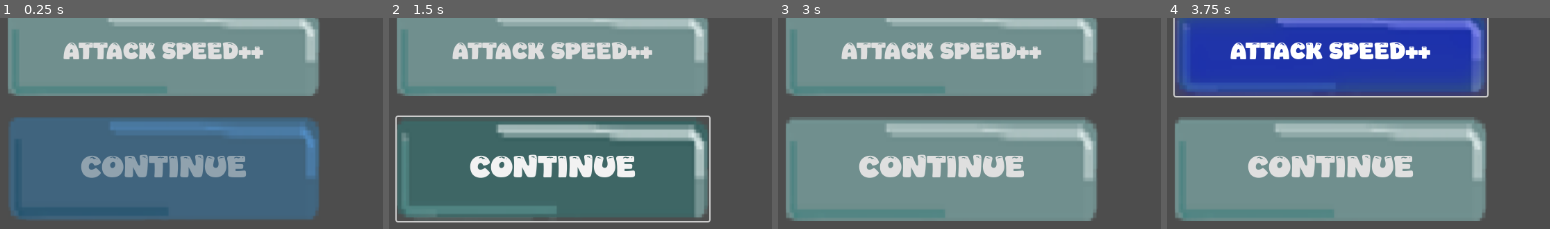
Above: before the commit, frames 1-4 (left to right).
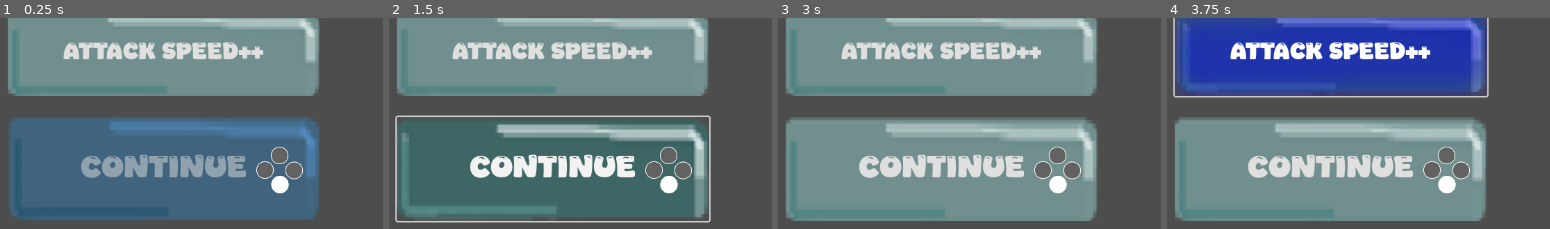
Above: after the commit, the same moments.

Repository: ConnorTamme/Bubble-Power
Game: Godot game, scene res://upgrade_ui.tscn
Two runs of this game, one before a commit and one after it. Both use one fixed random seed, a clock stepped at 60 frames per second and the inputs below. This scene is started directly instead of the project's main scene.
Inputs:
- Up to frame 1 (0.25 s): no input
- Up to frame 2 (1.5 s): click "MOVE SPEED++" at 0.5 s; click "CONTINUE" at 1.25 s
- Up to frame 3 (3 s): click "CONTINUE" at 2 s; click "ACCURACY++" at 2.75 s
- Up to frame 4 (3.75 s): click "ATTACK SPEED++" at 3.5 s
The pictures show only the part of the screen within x 0-50%, y 50-100%; the shares and areas given below are measured in that part.

The runs differ from the first frame. In frame 1, 1.3% of the frame differs, in the area x 66-80%, y 61-84%; in frame 2, 1.3%; in frame 3, 1.3%; in frame 4, 1.3%.

Commit message:
Add Dpas/Left Stick use in Upgrade Menu

Diff:
--- a/project.godot
+++ b/project.godot
@@ -94,6 +94,20 @@
 "events": [Object(InputEventJoypadButton,"resource_local_to_scene":false,"resource_name":"","device":-1,"button_index":0,"pressure":0.0,"pressed":false,"script":null)
 ]
 }
+menu_up={
+"deadzone": 0.5,
+"events": [Object(InputEventJoypadButton,"resource_local_to_scene":false,"resource_name":"","device":-1,"button_index":11,"pressure":0.0,"pressed":true,"script":null)
+, Object(InputEventJoypadMotion,"resource_local_to_scene":false,"resource_name":"","device":-1,"axis":1,"axis_value":-1.0,"script":null)
+, Object(InputEventJoypadMotion,"resource_local_to_scene":false,"resource_name":"","device":-1,"axis":3,"axis_value":-1.0,"script":null)
+]
+}
+menu_down={
+"deadzone": 0.5,
+"events": [Object(InputEventJoypadButton,"resource_local_to_scene":false,"resource_name":"","device":-1,"button_index":12,"pressure":0.0,"pressed":true,"script":null)
+, Object(InputEventJoypadMotion,"resource_local_to_scene":false,"resource_name":"","device":-1,"axis":1,"axis_value":1.0,"script":null)
+, Object(InputEventJoypadMotion,"resource_local_to_scene":false,"resource_name":"","device":-1,"axis":3,"axis_value":1.0,"script":null)
+]
+}
 
 [layer_names]
 
--- a/upgrade_ui.gd
+++ b/upgrade_ui.gd
@@ -3,6 +3,8 @@
 var screen_size
 var DEBUG = false
 var statText: String
+#const menu_update_wait_time = 0.1
+#var remaining_till_menu_update = menu_update_wait_time
 
 var defenceUpgradeText = {
 	StaticStats.ENT_STATS.HEALTH : "MAX HEALTH++",
@@ -31,20 +33,45 @@
 	CycleUpgrades()
 	ResetStatText()
 
+func MenuMoveUp():
+	if $UpgradeCBtn.button_pressed:
+		$UpgradeABtn.button_pressed = false
+		$UpgradeBBtn.button_pressed = true
+		$UpgradeCBtn.button_pressed = false
+	elif $UpgradeBBtn.button_pressed:
+		$UpgradeABtn.button_pressed = true
+		$UpgradeBBtn.button_pressed = false
+		$UpgradeCBtn.button_pressed = false
+	elif not $UpgradeABtn.button_pressed:
+		$UpgradeABtn.button_pressed = false
+		$UpgradeBBtn.button_pressed = false
+		$UpgradeCBtn.button_pressed = true
+	pass
+
+func MenuMoveDown():
+	if $UpgradeABtn.button_pressed:
+		$UpgradeABtn.button_pressed = false
+		$UpgradeBBtn.button_pressed = true
+		$UpgradeCBtn.button_pressed = false
+	elif $UpgradeBBtn.button_pressed:
+		$UpgradeABtn.button_pressed = false
+		$UpgradeBBtn.button_pressed = false
+		$UpgradeCBtn.button_pressed = true
+	elif not $UpgradeCBtn.button_pressed:
+		$UpgradeABtn.button_pressed = true
+		$UpgradeBBtn.button_pressed = false
+		$UpgradeCBtn.button_pressed = false
+	pass
+
 # Called every frame. 'delta' is the elapsed time since the previous frame.
 func _process(delta: float) -> void:
-	if Input.is_action_pressed("controller_x"):
-		$UpgradeABtn.button_pressed = true
-		$UpgradeBBtn.button_pressed = false
-		$UpgradeCBtn.button_pressed = false
-	if Input.is_action_pressed("controller_y"):
-		$UpgradeABtn.button_pressed = false
-		$UpgradeBBtn.button_pressed = true
-		$UpgradeCBtn.button_pressed = false
-	if Input.is_action_pressed("controller_b"):
-		$UpgradeABtn.button_pressed = false
-		$UpgradeBBtn.button_pressed = false
-		$UpgradeCBtn.button_pressed = true
+	#remaining_till_menu_update -= delta
+	#if remaining_till_menu_update <= 0.0:
+	if Input.is_action_just_pressed("menu_up"):
+		MenuMoveUp()
+	if Input.is_action_just_pressed("menu_down"):
+		MenuMoveDown()
+		#remaining_till_menu_update = menu_update_wait_time
 	if Input.is_action_pressed("controller_a"):
 		if $UpgradeABtn.button_pressed or $UpgradeBBtn.button_pressed or $UpgradeCBtn.button_pressed:
 			_on_select_and_continue_button_up()
--- a/upgrade_ui.tscn
+++ b/upgrade_ui.tscn
@@ -1,16 +1,17 @@
-[gd_scene load_steps=12 format=3 uid="uid://m12iblo6r6v0"]
+[gd_scene load_steps=13 format=3 uid="uid://m12iblo6r6v0"]
 
 [ext_resource type="Script" path="res://upgrade_ui.gd" id="1_04tsd"]
 [ext_resource type="Theme" uid="uid://d4anuxoy31i5m" path="res://ButtonTheme.tres" id="2_mena2"]
-[ext_resource type="Texture2D" uid="uid://dsj22ofl0h8h8" path="res://hp_icon.png" id="2_yfmm4"]
-[ext_resource type="Texture2D" uid="uid://c0qis8wrtcti6" path="res://moveSpeed_icon.webp" id="3_5v37e"]
-[ext_resource type="FontFile" uid="uid://dawksoj6aosvj" path="res://Jhon Cream.ttf" id="4_0l0yh"]
-[ext_resource type="Texture2D" uid="uid://fwd8lekmkp7v" path="res://shield_icon.png" id="5_q74im"]
-[ext_resource type="Texture2D" uid="uid://v281durcf5nu" path="res://damage.png" id="6_26k04"]
-[ext_resource type="Texture2D" uid="uid://dvk05qbth6h8v" path="res://attackSpeed.png" id="7_1x6ev"]
-[ext_resource type="Texture2D" uid="uid://b44dxhm1oq4jj" path="res://range.png" id="8_4guc5"]
-[ext_resource type="Texture2D" uid="uid://djbtcgk5s4pd2" path="res://projectile_count.png" id="9_swbbh"]
-[ext_resource type="Texture2D" uid="uid://bbs4jtpj6i3ps" path="res://accuracy.png" id="10_8oxfq"]
+[ext_resource type="Texture2D" uid="uid://cd631y6l3b054" path="res://hp_icon.png" id="2_yfmm4"]
+[ext_resource type="Texture2D" uid="uid://bkxw7ukuvgl50" path="res://moveSpeed_icon.webp" id="3_5v37e"]
+[ext_resource type="FontFile" uid="uid://ccbgp2yit3pkj" path="res://Jhon Cream.ttf" id="4_0l0yh"]
+[ext_resource type="Texture2D" uid="uid://bk17dnprn01tc" path="res://shield_icon.png" id="5_q74im"]
+[ext_resource type="Texture2D" uid="uid://c7bittj3f0e1" path="res://damage.png" id="6_26k04"]
+[ext_resource type="Texture2D" uid="uid://beryahgu3gaaf" path="res://attackSpeed.png" id="7_1x6ev"]
+[ext_resource type="Texture2D" uid="uid://cedfih2ecbirt" path="res://range.png" id="8_4guc5"]
+[ext_resource type="Texture2D" uid="uid://c2n1yqbwv57d" path="res://projectile_count.png" id="9_swbbh"]
+[ext_resource type="Texture2D" uid="uid://buv4oohnmkpan" path="res://accuracy.png" id="10_8oxfq"]
+[ext_resource type="Texture2D" uid="uid://cstuhdr5pmk6h" path="res://buttons-down.png" id="12_5n41e"]
 
 [node name="Upgrade UI" type="Node2D"]
 script = ExtResource("1_04tsd")
@@ -249,6 +250,15 @@
 text = "WEAPON STAT BONUSES:"
 vertical_alignment = 2
 
+[node name="TextureRect" type="TextureRect" parent="."]
+offset_left = 408.0
+offset_top = 508.0
+offset_right = 481.0
+offset_bottom = 575.0
+texture = ExtResource("12_5n41e")
+expand_mode = 1
+stretch_mode = 4
+
 [connection signal="toggled" from="UpgradeABtn" to="." method="_on_upgrade_a_btn_toggled"]
 [connection signal="toggled" from="UpgradeBBtn" to="." method="_on_upgrade_b_btn_toggled"]
 [connection signal="toggled" from="UpgradeCBtn" to="." method="_on_upgrade_c_btn_toggled"]
